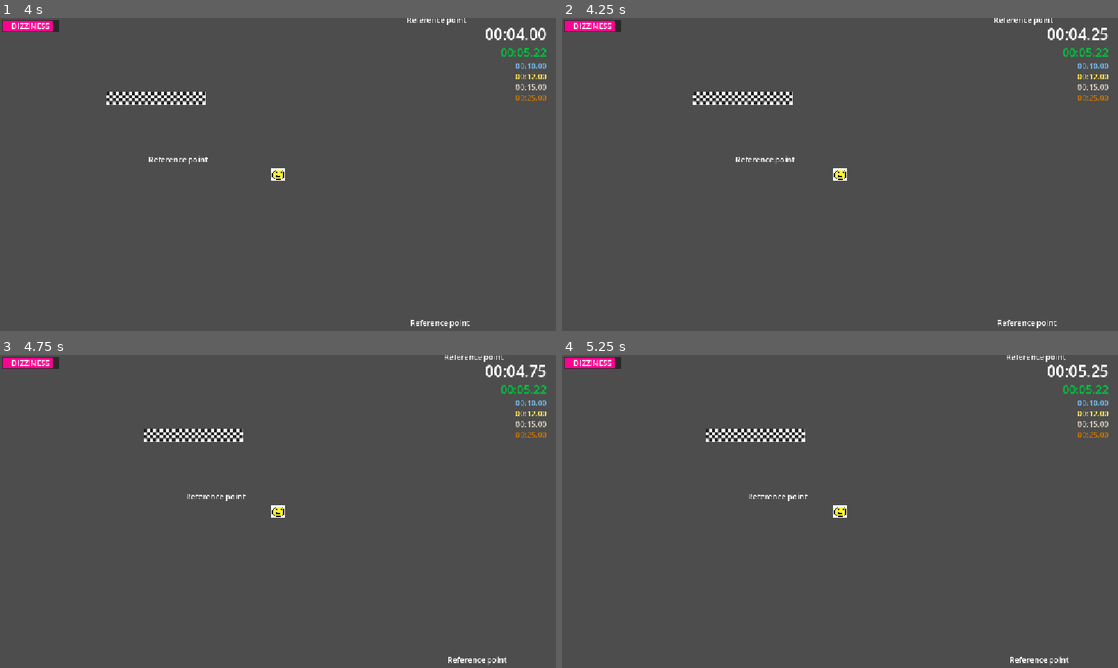
Above: before the commit, frames 1-4 (two rows, left to right).
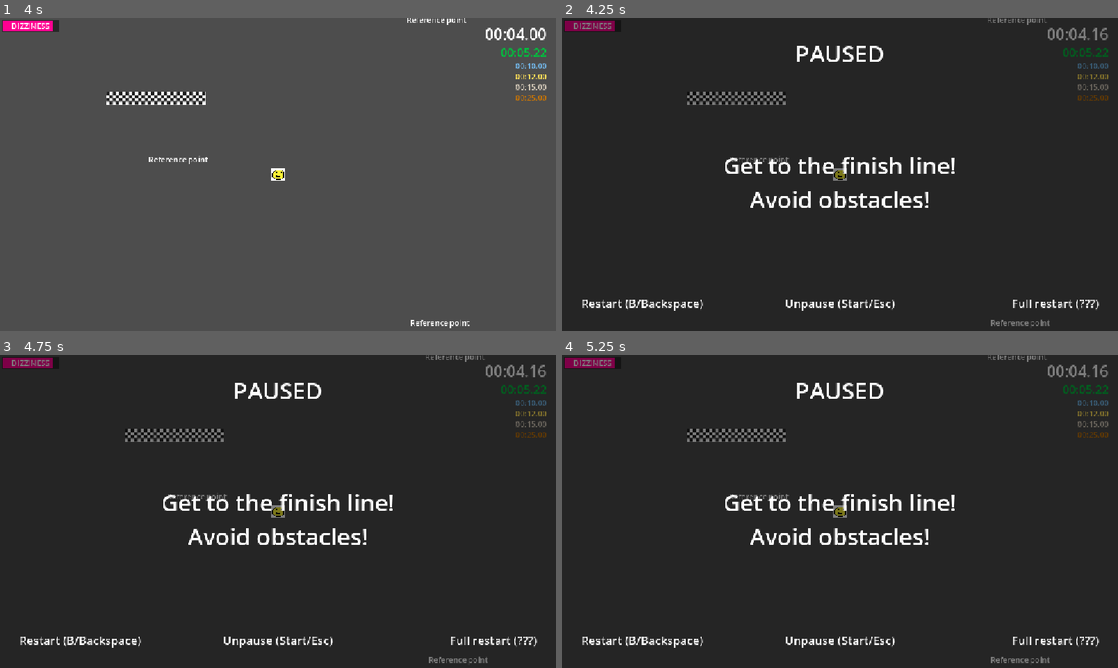
Above: after the commit, the same moments.

Repository: robplaysmusic-bit/dizzy-dash
Game: Godot game, scene res://levels/level-1.tscn
Same seed, same stepped clock (60 frames per second), same inputs: the game is played once before the commit and once after it. This scene is started directly instead of the project's main scene.
Inputs (mouse positions are in pixels of both pictures, inside the frame that each line leads up to):
- Up to frame 1 (4 s): tap Enter at 0.5 s; move the mouse to (400, 158) at 0.52 s; hold D (right) 0.53-1.25 s; hold Space (jump) 0.53-1.25 s; click (400, 158) at 0.67 s; drag from (166, 190) to (200, 99) at 1.27 s; move the mouse to (333, 105) at 2.02 s; hold D (right) 2.03-2.75 s; hold Space (jump) 2.03-2.75 s; tap F at 2.1 s; drag from (250, 237) to (111, 127) at 2.77 s; move the mouse to (444, 221) at 3.52 s; hold A (left) from 3.53 s (still down); hold Space (jump) from 3.53 s (still down); tap Z at 3.6 s
- Up to frame 2 (4.25 s): keep holding A (left); keep holding Space (jump); tap Escape (menu) at 4.15 s
- Up to frame 3 (4.75 s): release A (left) at 4.25 s; release Space (jump) at 4.25 s; drag from (111, 464) to (194, 433) at 4.27 s
- Up to frame 4 (5.25 s): move the mouse to (867, 511) at 5.02 s; hold Backspace (back) from 5.03 s (still down); hold Space (jump) from 5.03 s (still down); tap Delete at 5.1 s; click (867, 511) at 5.17 s

Frame 1 is identical in both runs. In frame 2, 99% of the frame differs, in the area x 0-100%, y 0-100%; in frame 3, 99%; in frame 4, 99%.

Commit message:
add pausing

Diff:
--- a/levels/level.gd
+++ b/levels/level.gd
@@ -13,20 +13,31 @@
 
 # Called when the node enters the scene tree for the first time.
 func _ready() -> void:
+	# never pause this node, since it manages pausing
+	process_mode = Node.PROCESS_MODE_ALWAYS
+	timer_ui.pause_ui.visible = false
 	timer_ui.result_ui.visible = false
 	finish_line.crossed.connect(_on_finish_line_crossed)
 
 # Called every frame. 'delta' is the elapsed time since the previous frame.
 func _process(_delta: float) -> void:
 	timer_ui.initialize_goal_times(platinum_time, gold_time, silver_time, bronze_time)
-	if !player.active:
-		if Input.is_action_pressed("jump"):
+	if Input.is_action_pressed("jump"):
+		if timer_ui.result_ui.visible:
 			DizzyManager.previous_best_time = INF
 			LevelLoader.load_spin_game(next_course)
 			queue_free()
-		elif Input.is_action_pressed("back"):
+	elif Input.is_action_pressed("back"):
+		if timer_ui.result_ui.visible or timer_ui.pause_ui.visible:
+			get_tree().paused = false
 			LevelLoader.load_next_course()
 			queue_free()
+
+	if Input.is_action_just_pressed("menu"):
+		if !timer_ui.result_ui.visible:
+			var pause := !timer_ui.pause_ui.visible
+			timer_ui.set_pause(pause)
+			get_tree().paused = pause
 
 func _on_finish_line_crossed() -> void:
 	player.active = false
--- /dev/null
+++ b/menus/pause_ui.tscn
@@ -0,0 +1,76 @@
+[gd_scene format=3 uid="uid://bxrgbm7lwx7kr"]
+
+[node name="PauseUI" type="Control" unique_id=694073540]
+layout_mode = 3
+anchors_preset = 15
+anchor_right = 1.0
+anchor_bottom = 1.0
+grow_horizontal = 2
+grow_vertical = 2
+
+[node name="ColorRect" type="ColorRect" parent="." unique_id=2034631211]
+layout_mode = 1
+anchors_preset = 15
+anchor_right = 1.0
+anchor_bottom = 1.0
+grow_horizontal = 2
+grow_vertical = 2
+color = Color(0, 0, 0, 0.50980395)
+
+[node name="MarginContainer" type="MarginContainer" parent="." unique_id=897815613]
+layout_mode = 1
+anchors_preset = 15
+anchor_right = 1.0
+anchor_bottom = 1.0
+grow_horizontal = 2
+grow_vertical = 2
+theme_override_constants/margin_left = 40
+theme_override_constants/margin_top = 40
+theme_override_constants/margin_right = 40
+theme_override_constants/margin_bottom = 40
+
+[node name="VBoxContainer" type="VBoxContainer" parent="MarginContainer" unique_id=70170179]
+layout_mode = 2
+
+[node name="Label" type="Label" parent="MarginContainer/VBoxContainer" unique_id=2079594958]
+layout_mode = 2
+theme_override_font_sizes/font_size = 48
+text = "Paused"
+horizontal_alignment = 1
+vertical_alignment = 1
+uppercase = true
+
+[node name="Instructions" type="Label" parent="MarginContainer/VBoxContainer" unique_id=397427961]
+layout_mode = 2
+size_flags_vertical = 3
+theme_override_font_sizes/font_size = 48
+text = "Get to the finish line!
+Avoid obstacles!"
+horizontal_alignment = 1
+vertical_alignment = 1
+
+[node name="HBoxContainer" type="HBoxContainer" parent="MarginContainer/VBoxContainer" unique_id=2133276032]
+layout_mode = 2
+
+[node name="Controls" type="Label" parent="MarginContainer/VBoxContainer/HBoxContainer" unique_id=654880532]
+layout_mode = 2
+size_flags_horizontal = 3
+theme_override_font_sizes/font_size = 24
+text = "Restart (B/Backspace)"
+vertical_alignment = 1
+
+[node name="Controls2" type="Label" parent="MarginContainer/VBoxContainer/HBoxContainer" unique_id=112526605]
+layout_mode = 2
+size_flags_horizontal = 3
+theme_override_font_sizes/font_size = 24
+text = "Unpause (Start/Esc)"
+horizontal_alignment = 1
+vertical_alignment = 1
+
+[node name="Controls3" type="Label" parent="MarginContainer/VBoxContainer/HBoxContainer" unique_id=684549837]
+layout_mode = 2
+size_flags_horizontal = 3
+theme_override_font_sizes/font_size = 24
+text = "Full restart (???)"
+horizontal_alignment = 2
+vertical_alignment = 1
--- a/menus/timer_ui.gd
+++ b/menus/timer_ui.gd
@@ -4,6 +4,7 @@
 # 1.0x time multiplier in the middile of the dizziness scale
 var TIME_MULTIPLIER_NUMERATOR : float = DizzyManager.MAX_STANDARD_DIZZY
 
+var accumulated_msec: int = 0
 var start_time_msec: int = -1
 var actual_seconds_elapsed : float = 0
 var time_multiplier : float = 01.0
@@ -16,6 +17,7 @@
 @onready var silver_time: Label = $MarginContainer/VBoxContainer/SilverTime
 @onready var bronze_time: Label = $MarginContainer/VBoxContainer/BronzeTime
 @onready var result_ui: ResultUI = $ResultUI
+@onready var pause_ui: Control = $PauseUI
 
 # Called when the node enters the scene tree for the first time.
 func _ready() -> void:
@@ -26,12 +28,27 @@
 	else: #avoid divide by 0
 		time_multiplier = TIME_MULTIPLIER_NUMERATOR
 
+func set_pause(pause: bool) -> void:
+	if pause:
+		accumulated_msec += Time.get_ticks_msec() - start_time_msec
+	else:
+		start_time_msec = Time.get_ticks_msec()
+	pause_ui.visible = pause
+
+func elapsed_msec() -> int:
+	if stopped:
+		return accumulated_msec
+	return Time.get_ticks_msec() - start_time_msec + accumulated_msec
+
+func elapsed_time() -> float:
+	return elapsed_msec() * time_multiplier / 1000.0
+
 # Called every frame. 'delta' is the elapsed time since the previous frame.
 func _process(_delta: float) -> void:
-	if stopped: return
+	if stopped or pause_ui.visible: return
 
-	actual_seconds_elapsed = (Time.get_ticks_msec() - start_time_msec) / 1000.0
-	current_time.text = DizzyManager.format_time(actual_seconds_elapsed * time_multiplier)
+	actual_seconds_elapsed = elapsed_time()
+	current_time.text = DizzyManager.format_time(actual_seconds_elapsed)
 
 func initialize_goal_times(plat : float, gold : float, silver : float, bronze : float) -> void:
 	platinum_time.text = DizzyManager.format_time(plat)
@@ -40,6 +57,7 @@
 	bronze_time.text = DizzyManager.format_time(bronze)
 
 func halt_timer() -> float:
+	accumulated_msec = elapsed_msec()
 	stopped = true
 	# TODO: Color current time based on medals. Some confetti or something.
-	return (Time.get_ticks_msec() - start_time_msec) * time_multiplier / 1000.0
+	return elapsed_time()
--- a/menus/timer_ui.tscn
+++ b/menus/timer_ui.tscn
@@ -3,8 +3,10 @@
 [ext_resource type="Script" uid="uid://ckku2j5p3rmu2" path="res://menus/timer_ui.gd" id="1_xh811"]
 [ext_resource type="PackedScene" uid="uid://ch1ec0f7hh6as" path="res://menus/dizziness_ui.tscn" id="2_d7r4t"]
 [ext_resource type="PackedScene" uid="uid://ciwrgipaomwj7" path="res://menus/result_ui.tscn" id="3_q3r1d"]
+[ext_resource type="PackedScene" uid="uid://bxrgbm7lwx7kr" path="res://menus/pause_ui.tscn" id="4_xw2qq"]
 
 [node name="TimerUI" type="CanvasLayer" unique_id=1665238461]
+process_mode = 1
 script = ExtResource("1_xh811")
 
 [node name="MarginContainer" type="MarginContainer" parent="." unique_id=929891175]
@@ -73,3 +75,5 @@
 dizzy_scale = 35.0
 
 [node name="ResultUI" parent="." unique_id=637257714 instance=ExtResource("3_q3r1d")]
+
+[node name="PauseUI" parent="." unique_id=694073540 instance=ExtResource("4_xw2qq")]
